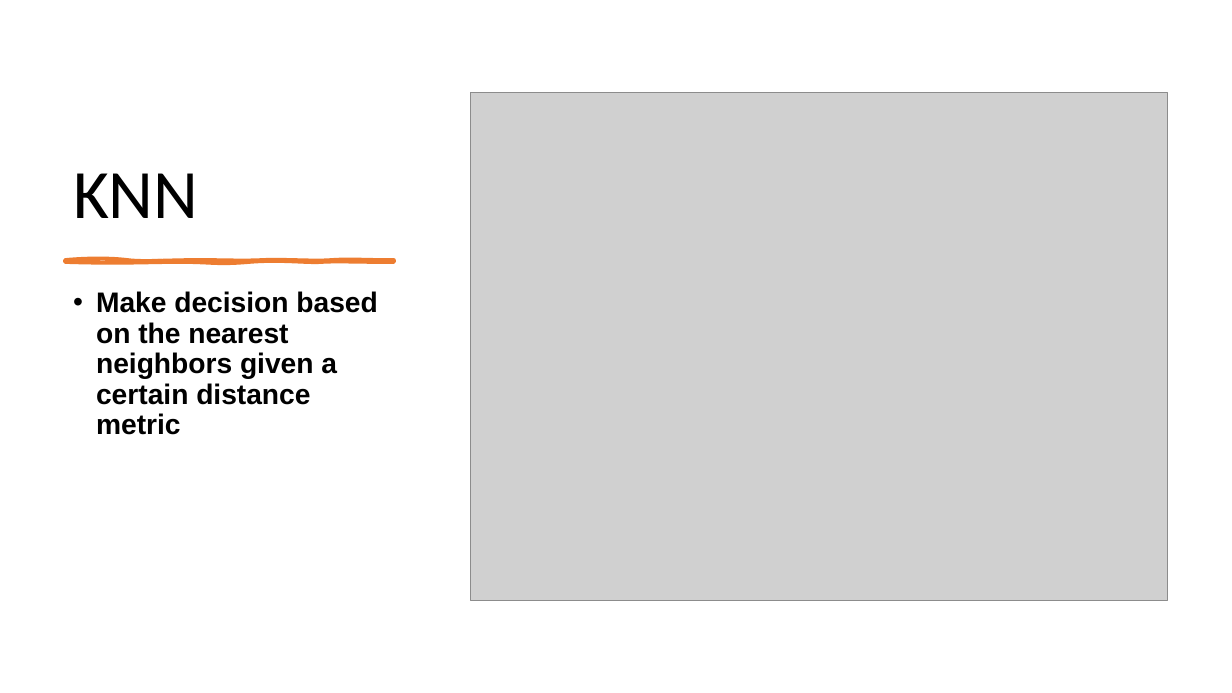
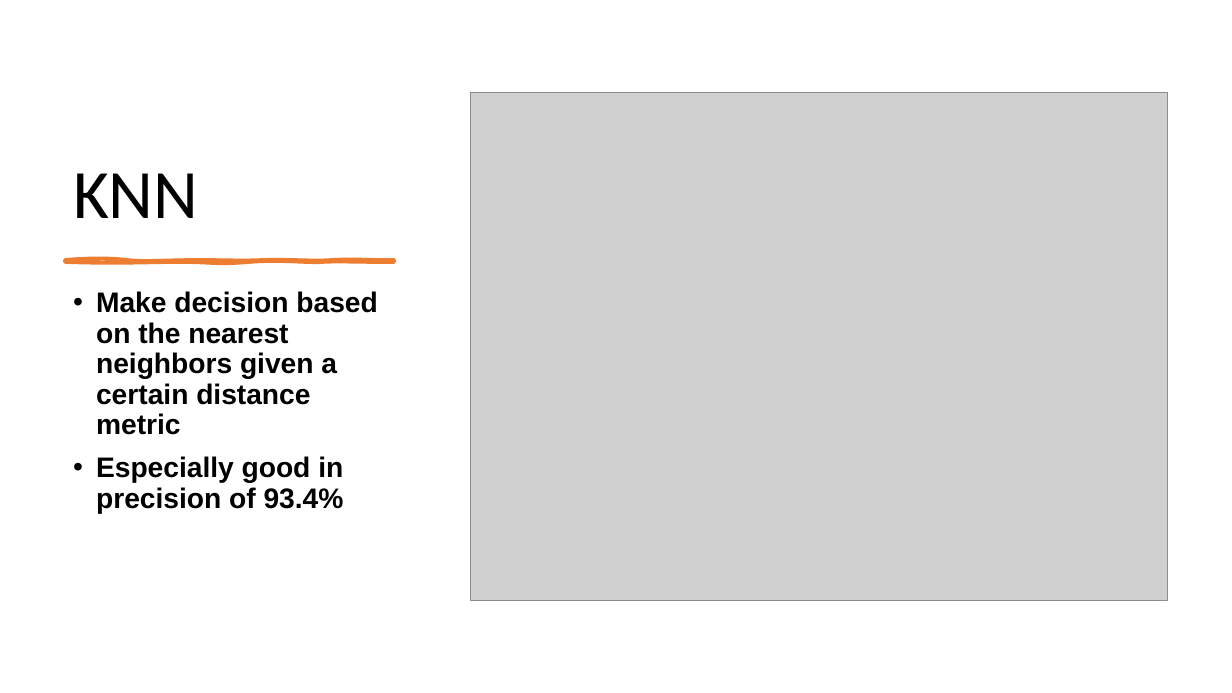
Before and after one commit to Zeruuuuu/ML-implementation, a slide deck: slide 9 of week 13 Final Code and Presentation/Presentation3.pptx. Drawn at 1232x693 pixels with LibreOffice and Linux fonts; fonts in the diff are those of the drawing; grey boxes stand for pictures. Boxes give left, top, right and bottom in pixels: in the first picture for what was removed or moved away, otherwise in the second. Text is boxed around its words. In the diff, an @@ line names an element or a change of style, - is before the commit and + after.

```diff
--- a/week 13 Final Code and Presentation/Presentation3.pptx
+++ b/week 13 Final Code and Presentation/Presentation3.pptx
@@ text at (96, 456, 344, 514): paragraph added @@
+• Especially good in precision of 93.4%
```
Also in this commit, not shown: 7 other slides changed, 2 other files.
